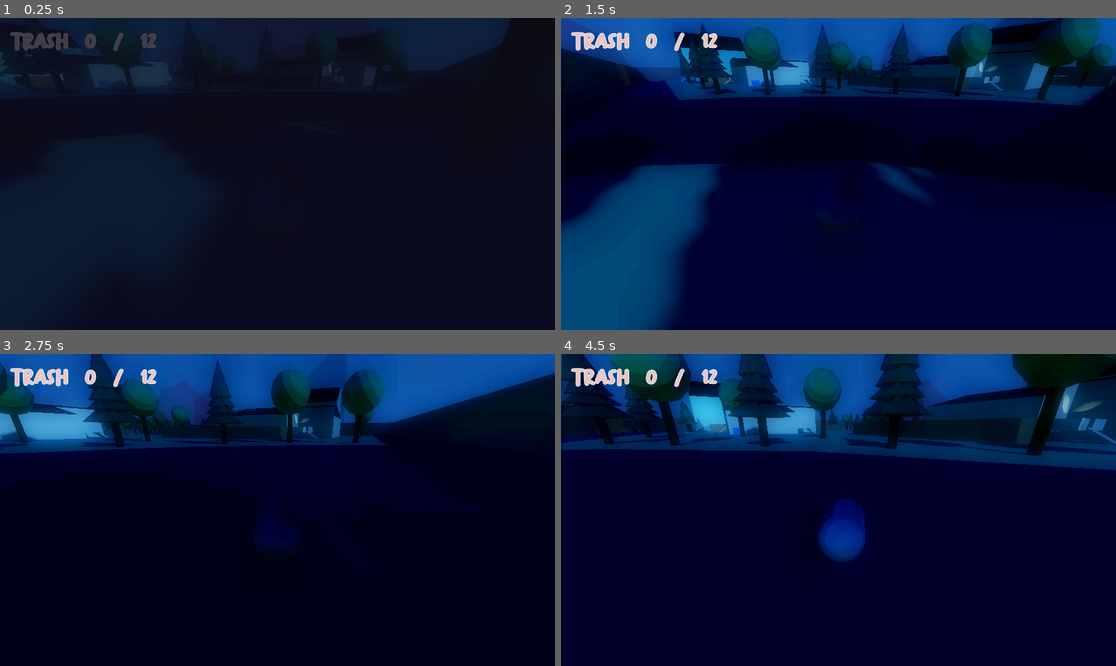
Above: before the commit, frames 1-4 (two rows, left to right).
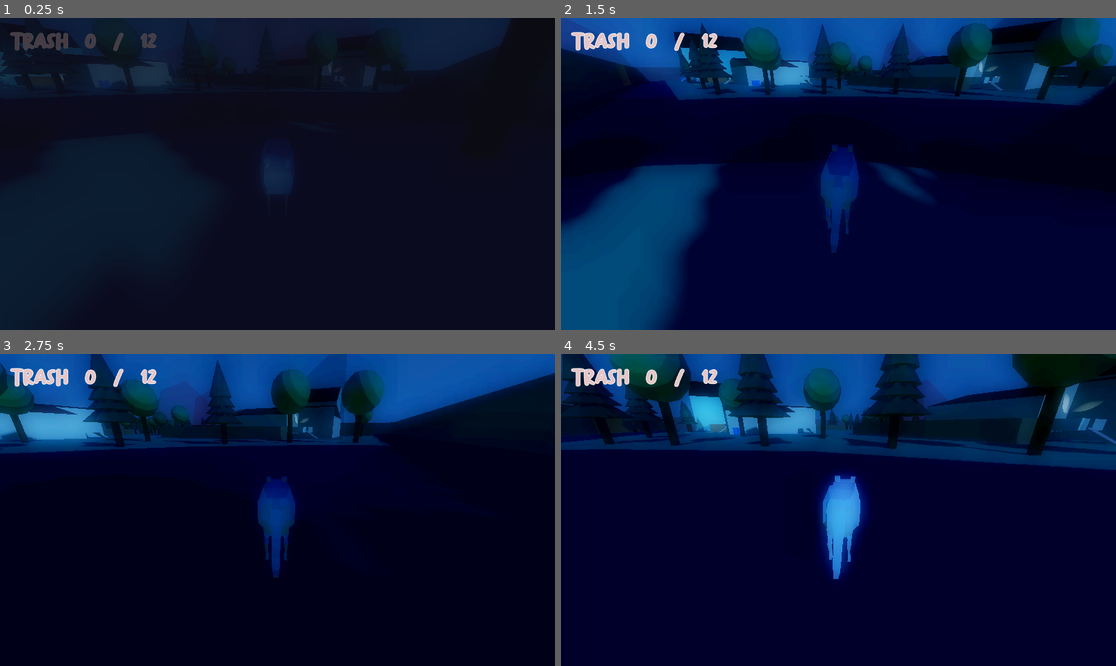
Above: after the commit, the same moments.

Repository: b0guslaw/LD58
Game: Godot game, scene res://neighborhood.tscn
Same seed, same stepped clock (60 frames per second), same inputs: the game is played once before the commit and once after it.
Inputs (mouse positions are in pixels of both pictures, inside the frame that each line leads up to):
- Up to frame 1 (0.25 s): no input
- Up to frame 2 (1.5 s): move the mouse to (866, 174) at 0.52 s; hold F (interact) 0.53-1.28 s; hold W (move_forward) from 0.53 s (still down); tap Space (jump) at 0.77 s; move the mouse to (810, 174) at 1.27 s; tap F (interact) at 1.35 s
- Up to frame 3 (2.75 s): keep holding W (move_forward); tap Space (jump) at 1.52 s; move the mouse to (288, 503) at 2.02 s; hold F (interact) from 2.03 s (still down)
- Up to frame 4 (4.5 s): keep holding W (move_forward); move the mouse to (832, 516) at 2.77 s; release F (interact) at 2.78 s; tap F (interact) at 2.85, 4.35 s; tap Space (jump) at 3.02, 3.77 s; move the mouse to (877, 513) at 3.52 s; hold F (interact) 3.53-4.28 s; move the mouse to (794, 506) at 4.27 s

The runs differ from the first frame. In frame 1, 0.6% of the frame differs, in the area x 47-53%, y 43-57%; in frame 2, 1.5%; in frame 3, 1.3%; in frame 4, 2.3%, in the area x 45-56%, y 37-73%.

Commit message:
Load model into player scene

Diff:
--- a/player.gd
+++ b/player.gd
@@ -1,4 +1,6 @@
 extends CharacterBody3D
+
+@onready var animation_player = $trash_panda/AnimationPlayer
 
 # --- Movement Settings ---
 @export var speed: float = 10.0
@@ -83,9 +85,17 @@
 
 		var target_rotation = atan2(move_dir.x, move_dir.z)
 		rotation.y = lerp_angle(rotation.y, target_rotation, 10.0 * delta)
+
+		# Play walk animation
+		if animation_player.current_animation != "ArmatureAction_001":
+			animation_player.play("ArmatureAction_001")
 	else:
 		velocity.x = lerp(velocity.x, 0.0, friction * delta)
 		velocity.z = lerp(velocity.z, 0.0, friction * delta)
+
+		# Stop animation when not moving
+		if animation_player.is_playing():
+			animation_player.stop()
 
 	if not is_on_floor():
 		velocity.y -= gravity * delta
@@ -100,7 +110,6 @@
 	camera.fov = lerp(camera.fov, target_fov, fov_lerp_speed * delta)
 
 	move_and_slide()
-
 func set_being_chased(chased: bool):
 	is_being_chased = chased
 	if is_being_chased:
--- a/player.tscn
+++ b/player.tscn
@@ -1,16 +1,7 @@
 [gd_scene load_steps=7 format=3 uid="uid://ckudr8chj1kgo"]
 
 [ext_resource type="Script" uid="uid://drlldp7l6q0o4" path="res://player.gd" id="1_4flbx"]
-[ext_resource type="Shader" uid="uid://c6evb31v3tfdn" path="res://models/toon_shader.gdshader" id="2_onrkg"]
-
-[sub_resource type="ShaderMaterial" id="ShaderMaterial_i3pqv"]
-render_priority = 0
-shader = ExtResource("2_onrkg")
-shader_parameter/albedo = Color(0.57, 0.57, 0.57, 1)
-shader_parameter/shading_levels = 3
-
-[sub_resource type="CapsuleMesh" id="CapsuleMesh_sh265"]
-material = SubResource("ShaderMaterial_i3pqv")
+[ext_resource type="PackedScene" uid="uid://bbyoqli3uj7yj" path="res://models/trash_panda.glb" id="2_onrkg"]
 
 [sub_resource type="CapsuleShape3D" id="CapsuleShape3D_4flbx"]
 
@@ -30,7 +21,6 @@
 
 [node name="MeshInstance3D" type="MeshInstance3D" parent="."]
 transform = Transform3D(0.5, 0, 0, 0, -2.1855694e-08, 0.5, 0, -0.5, -2.1855694e-08, 0, 0, 0)
-mesh = SubResource("CapsuleMesh_sh265")
 
 [node name="CollisionShape3D" type="CollisionShape3D" parent="."]
 transform = Transform3D(0.5, 0, 0, 0, -2.1855694e-08, 0.5, 0, -0.5, -2.1855694e-08, 0, 0, 0)
@@ -52,5 +42,8 @@
 transform = Transform3D(1, 0, 0, 0, 0.96592605, 0.258819, 0, -0.258819, 0.96592605, 0, 1.8345182, 0.21064591)
 current = true
 
+[node name="trash_panda" parent="." instance=ExtResource("2_onrkg")]
+transform = Transform3D(-2.1855694e-08, 0, 0.5, 0, 0.5, 0, -0.5, 0, -2.1855694e-08, 0, 0.32548988, 0)
+
 [connection signal="body_entered" from="Interaction" to="." method="_on_interaction_body_entered"]
 [connection signal="body_exited" from="Interaction" to="." method="_on_interaction_body_exited"]
Not shown, added: models/trash_panda.blend.import
Binary file added: models/trash_panda.glb
Not shown, added: models/trash_panda.glb.import
Not shown, changed: models/trash_panda.blend
